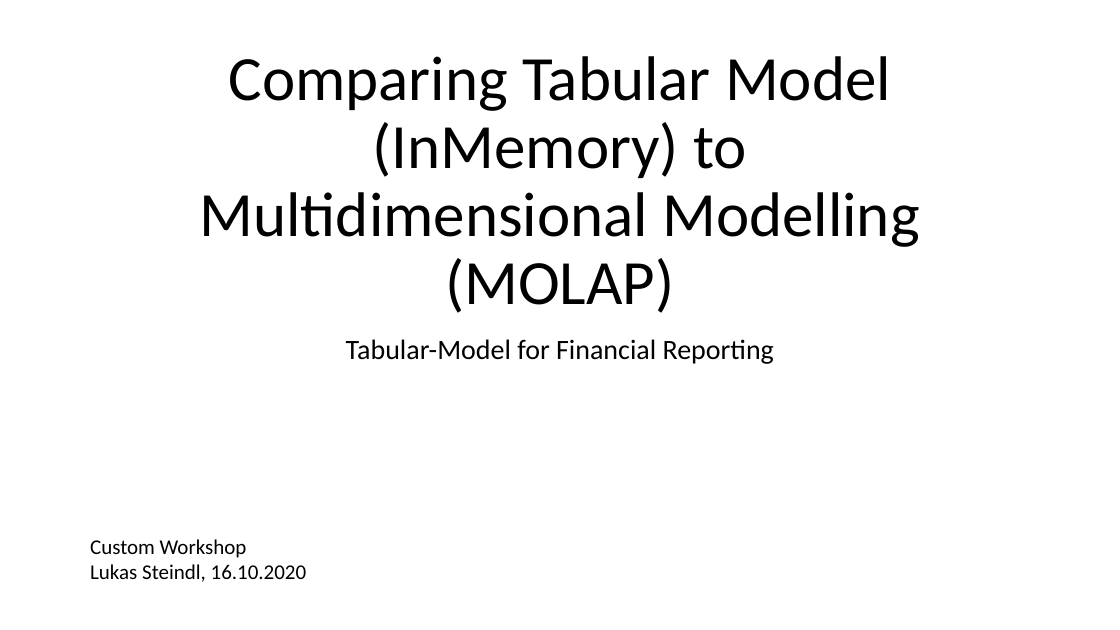
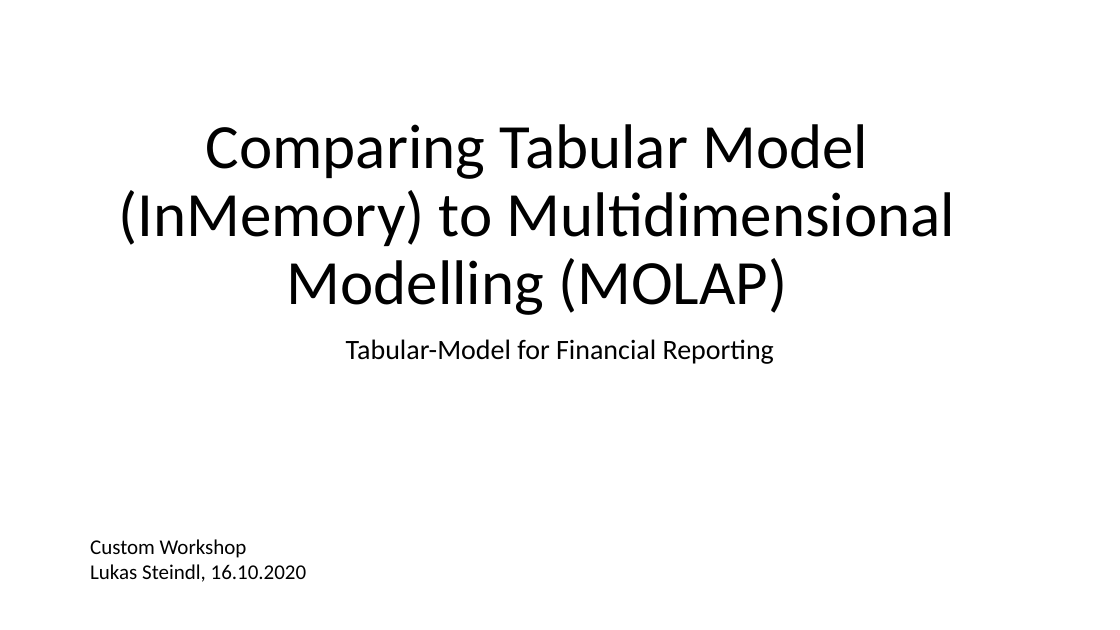
Before and after one commit to LukasSteindl/tabularmodelforfinance, a slide deck: slide 3 of Slides.pptx. Drawn at 1120x630 pixels with LibreOffice and Linux fonts; fonts in the diff are those of the drawing. Boxes give left, top, right and bottom in pixels: in the first picture for what was removed or moved away, otherwise in the second. Text is boxed around its words. In the diff, an @@ line names an element or a change of style, - is before the commit and + after.

```diff
--- a/Slides.pptx
+++ b/Slides.pptx
@@ title "Comparing Tabular Model (InMemory) to ..." rewrapped from <box>200,56,919,313</box> to <box>118,124,955,315</box> @@
```
Also in this commit, not shown: 5 other slides changed, 5 slides added, 1 other file.
